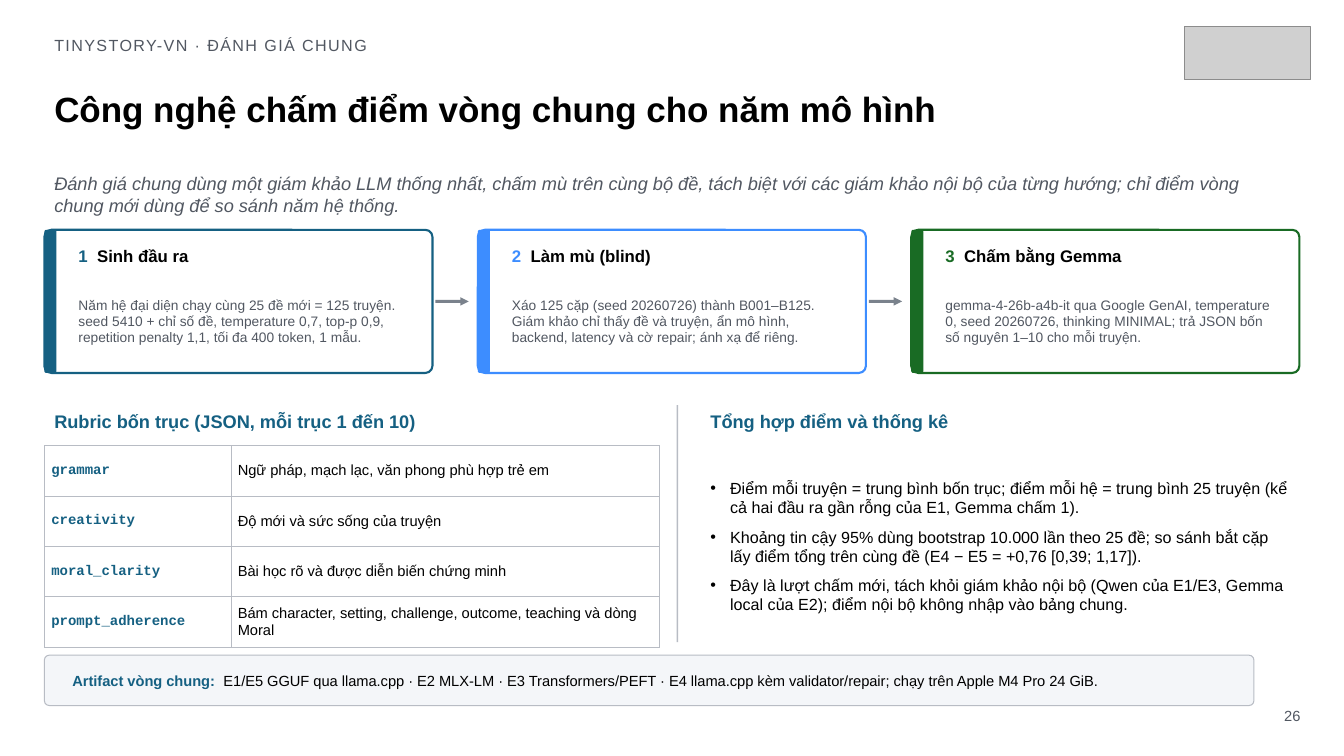
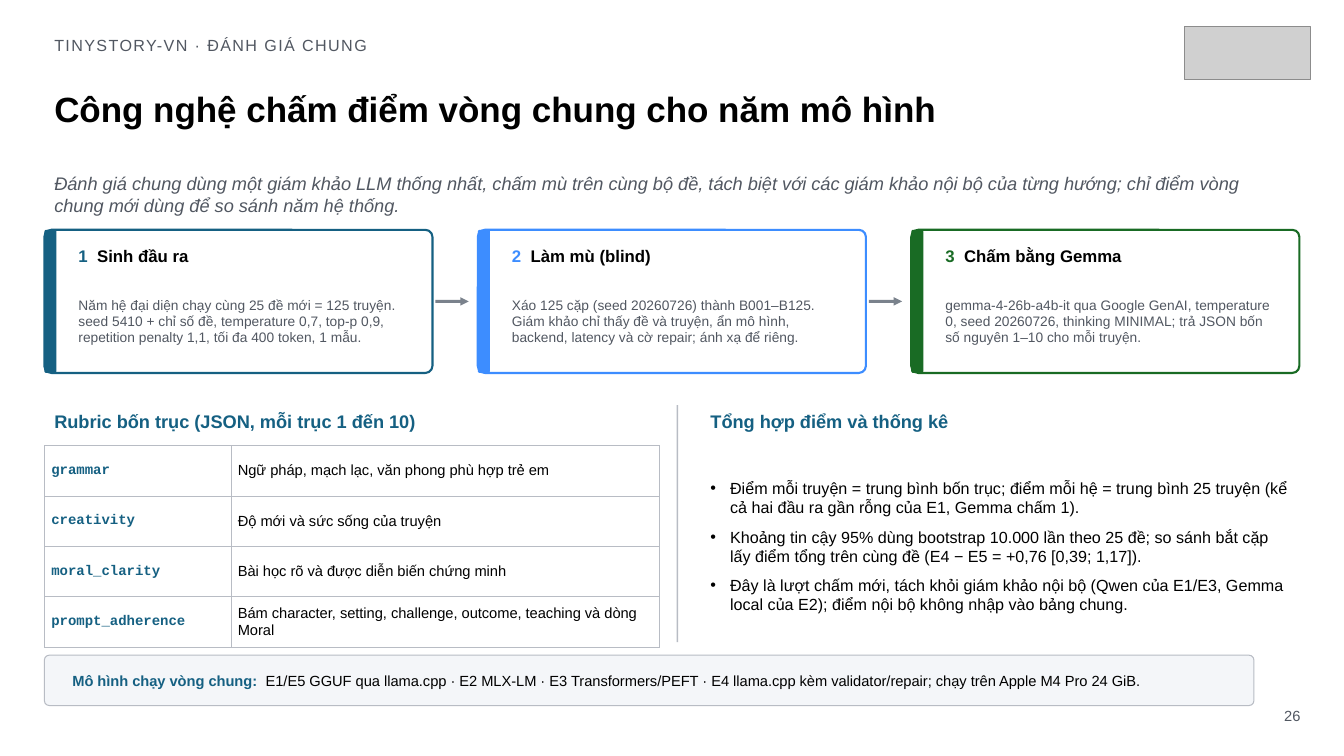
Before and after one commit to tungd/tinystory-vn, a slide deck: slide 26 of output/presentation/tinystory-vn-summary.pptx. Drawn at 1344x756 pixels with LibreOffice and Linux fonts; fonts in the diff are those of the drawing; grey boxes stand for pictures. Boxes give left, top, right and bottom in pixels: in the first picture for what was removed or moved away, otherwise in the second. Text is boxed around its words. In the diff, an @@ line names an element or a change of style, - is before the commit and + after.

```diff
--- a/output/presentation/tinystory-vn-summary.pptx
+++ b/output/presentation/tinystory-vn-summary.pptx
@@ text at (72,675,1140,689): text changed @@
-Artifact vòng chung: E1/E5 GGUF qua llama.cpp · E2 MLX-LM · E3 Transformers/PEFT · E4 llama.cpp kèm validator/repair; chạy trên Apple M4 Pro 24 GiB.
+Mô hình chạy vòng chung: E1/E5 GGUF qua llama.cpp · E2 MLX-LM · E3 Transformers/PEFT · E4 llama.cpp kèm validator/repair; chạy trên Apple M4 Pro 24 GiB.
```
Also in this commit, not shown: 16 other slides changed, 4 other files.
